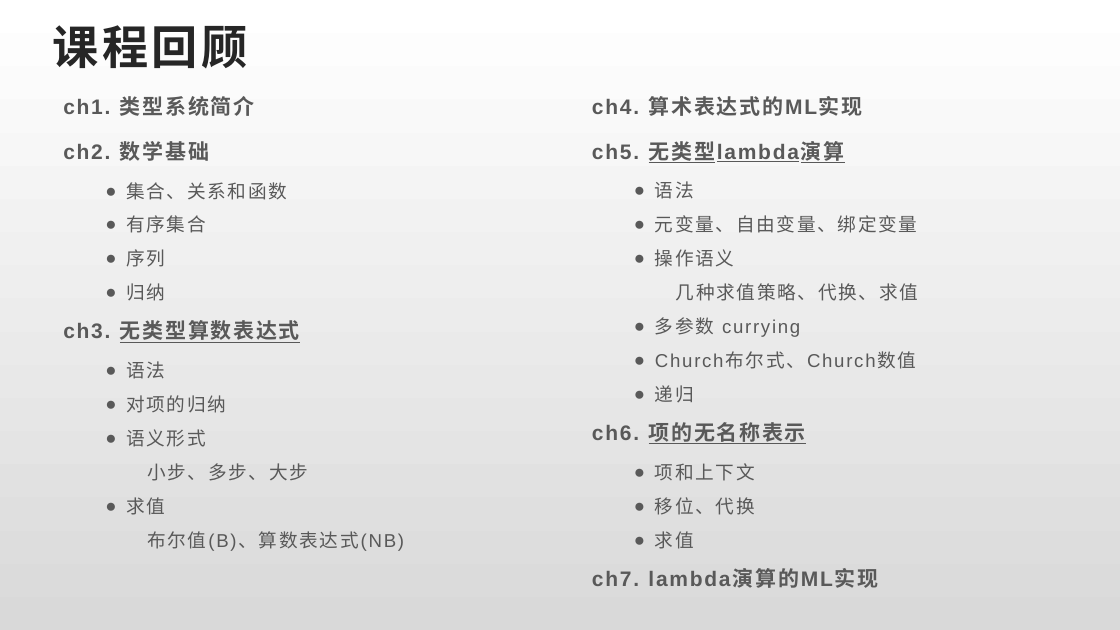
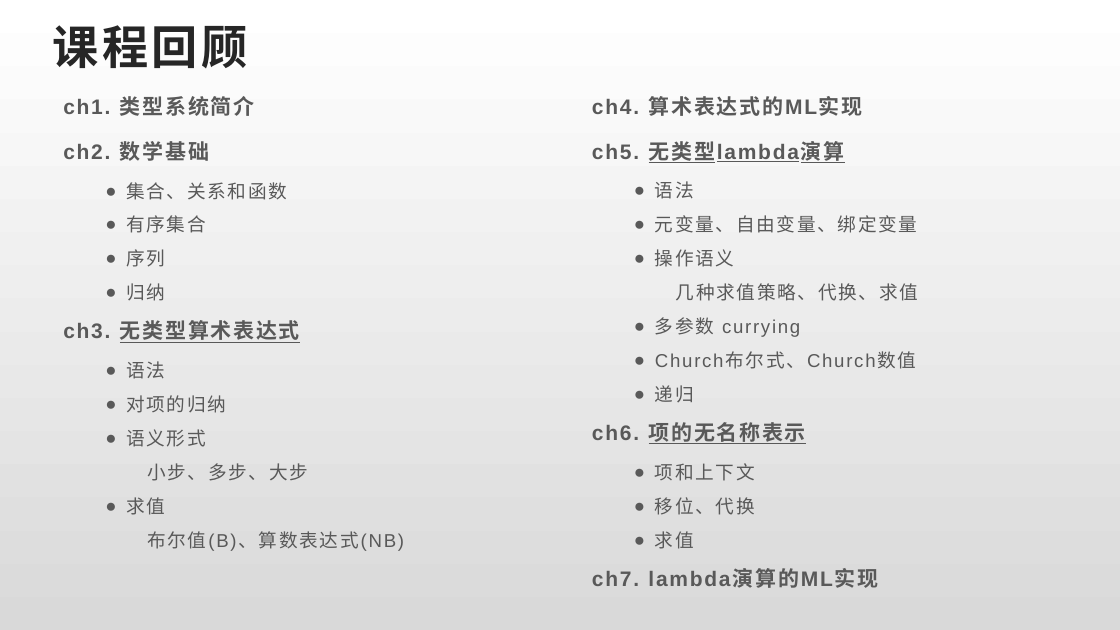
Before and after one commit to csslab-ustc/csslab-ustc.github.io, a slide deck: slide 2 of courses/popl/slides/POPL-Review01.pptx. Drawn at 1120x630 pixels with LibreOffice and Linux fonts; fonts in the diff are those of the drawing. Boxes give left, top, right and bottom in pixels: in the first picture for what was removed or moved away, otherwise in the second. Text is boxed around its words. In the diff, an @@ line names an element or a change of style, - is before the commit and + after.

Commit message:
POPL: update review01 slide

```diff
--- a/courses/popl/slides/POPL-Review01.pptx
+++ b/courses/popl/slides/POPL-Review01.pptx
@@ text at <box>63,320,300,343</box>: text changed @@
-ch3. 无类型算数表达式
+ch3. 无类型算术表达式
```
Also in this commit, not shown: 1 other file.
